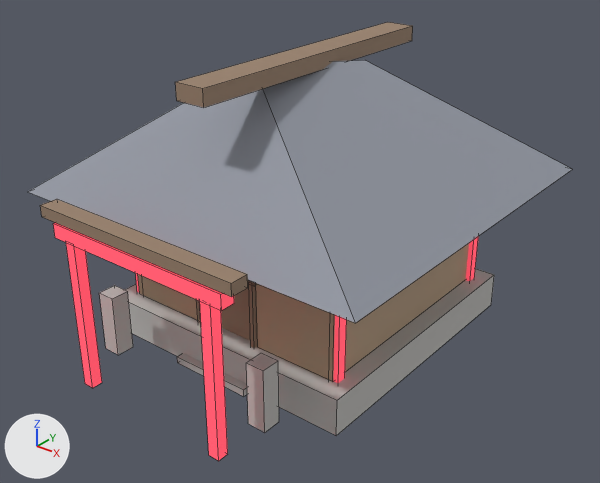
Two versions of the OBJ model game/Assets/Art/Prologue/_BlenderKit/SM_K_HouseF_Shrine.obj, one commit apart.
Both versions are drawn from a 50 mm lens placed at (7.64, -7.78, 7.42), pointed at (0.23, 1.48, 1.68). The axes (+X, +Y, +Z) are drawn at lower left. The lights are the same throughout. The first picture is the older version. Mesh edges are drawn as thin lines. Where no turn or scale is listed for an object, it has been applied to the vertices.

Names of what the first picture shows: 'SM_K_HouseF_Shrine'.
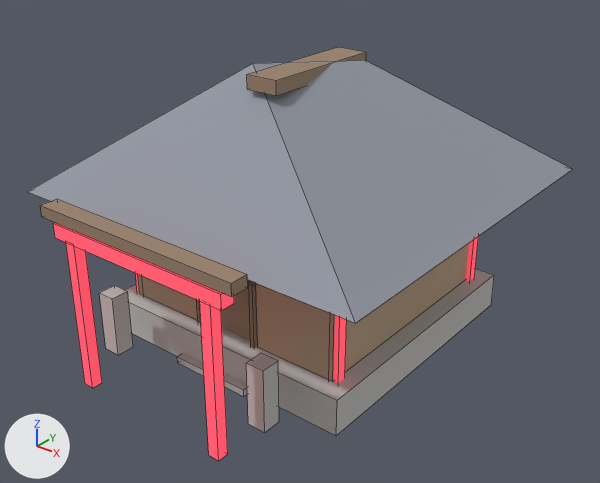
Patch to the scene script:
```diff
--- a/game/Assets/Art/Prologue/_BlenderKit/SM_K_HouseF_Shrine.obj.py
+++ b/game/Assets/Art/Prologue/_BlenderKit/SM_K_HouseF_Shrine.obj.py
@@ me_sm_k_housef_shrine @@
 # used by ob_sm_k_housef_shrine; location = (0.0, 0.0, 0.0)
-me_sm_k_housef_shrine.from_pydata(...)  # 166 vertices, 123 faces; spans x -3.1..3.1, y -1.74..5.1, z 0.0..4.57
+me_sm_k_housef_shrine.from_pydata(...)  # 166 vertices, 123 faces; spans x -3.1..3.1, y -1.74..5.1, z 0.0..4.4
+# me_sm_k_housef_shrine part 1: the loose piece of 8 vertices spanning x -0.25..0.25, y -0.5..4.5, z 4.32..4.57 is scaled about its middle by (1.1, 0.44, 0.88), then moved by (0.0, 0.0, -0.17)
 me_sm_k_housef_shrine.materials.append(mat_surf_concrete_struct)
```

Pixel boxes [x1, y1, x2, y2] of what changed, in the pictures (600 x 483 px; the box of a moved part takes in the faces that stretch with it):
'SM_K_HouseF_Shrine', reshaped: before [28, 22, 572, 461]; after [28, 47, 572, 461]
part 1 of me_sm_k_housef_shrine, moved or reshaped: before [175, 22, 413, 108]; after [247, 47, 366, 96]
